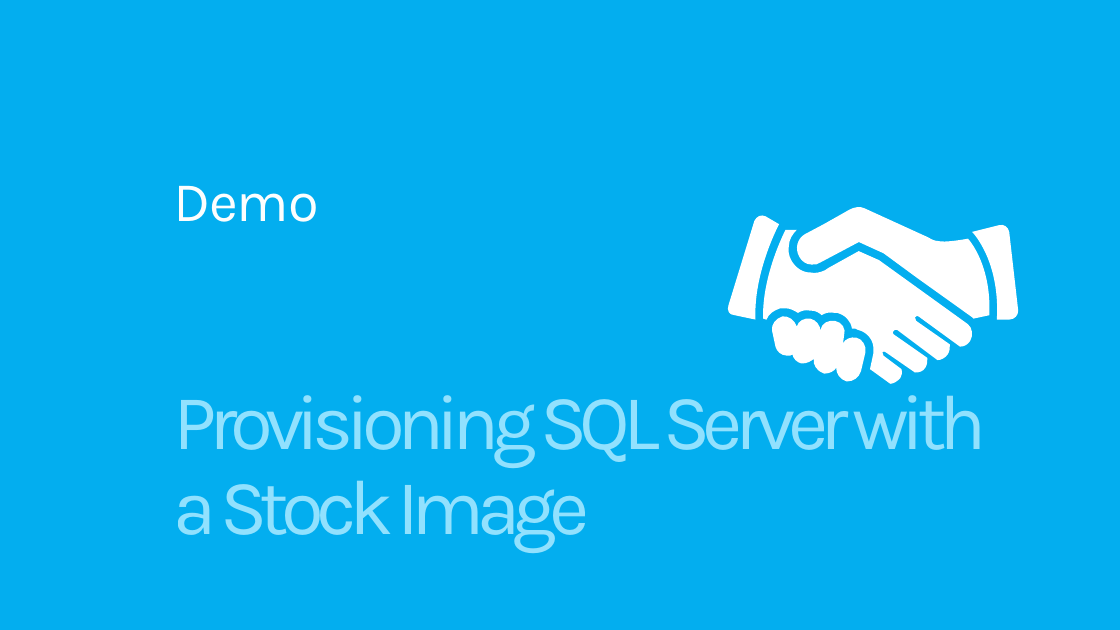
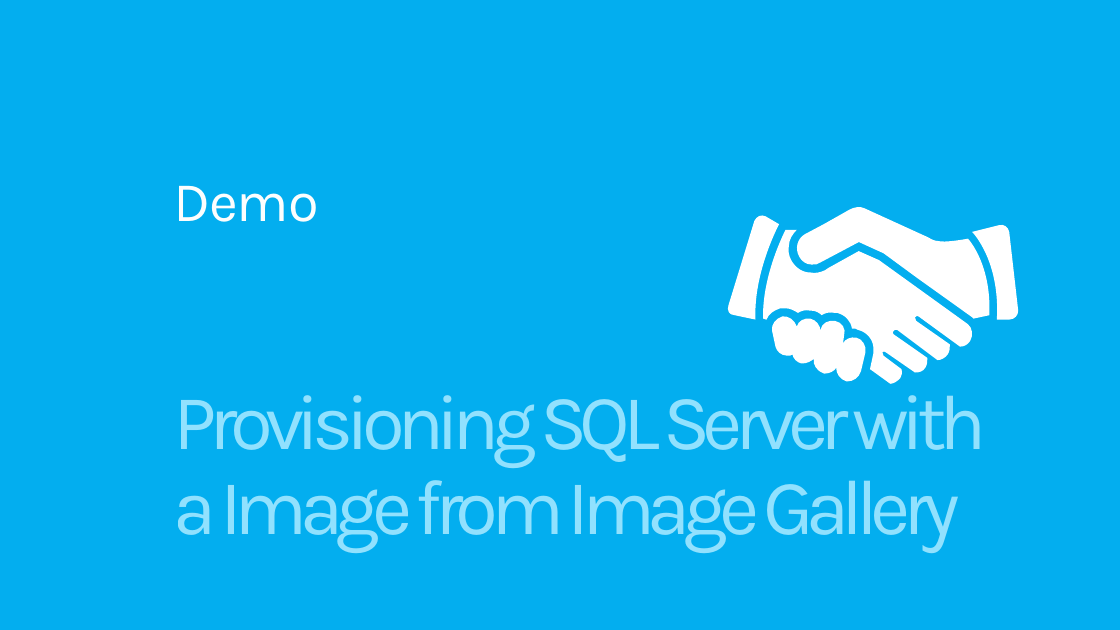
Before and after one commit to francescodiaz/PRESENTATION-DeployingSQLServerOnVMs, a slide deck: slide 10 of DeployingSQLOnVMs.pptx. Drawn at 1120x630 pixels with LibreOffice and Linux fonts; fonts in the diff are those of the drawing. Boxes give left, top, right and bottom in pixels: in the first picture for what was removed or moved away, otherwise in the second. Text is boxed around its words. In the diff, an @@ line names an element or a change of style, - is before the commit and + after.

```diff
--- a/DeployingSQLOnVMs.pptx
+++ b/DeployingSQLOnVMs.pptx
@@ text at <box>174,379,986,553</box>: text changed @@
-Provisioning SQL Server with a Stock Image
+Provisioning SQL Server with a Image from Image Gallery
```
Also in this commit, not shown: 4 other slides changed.
